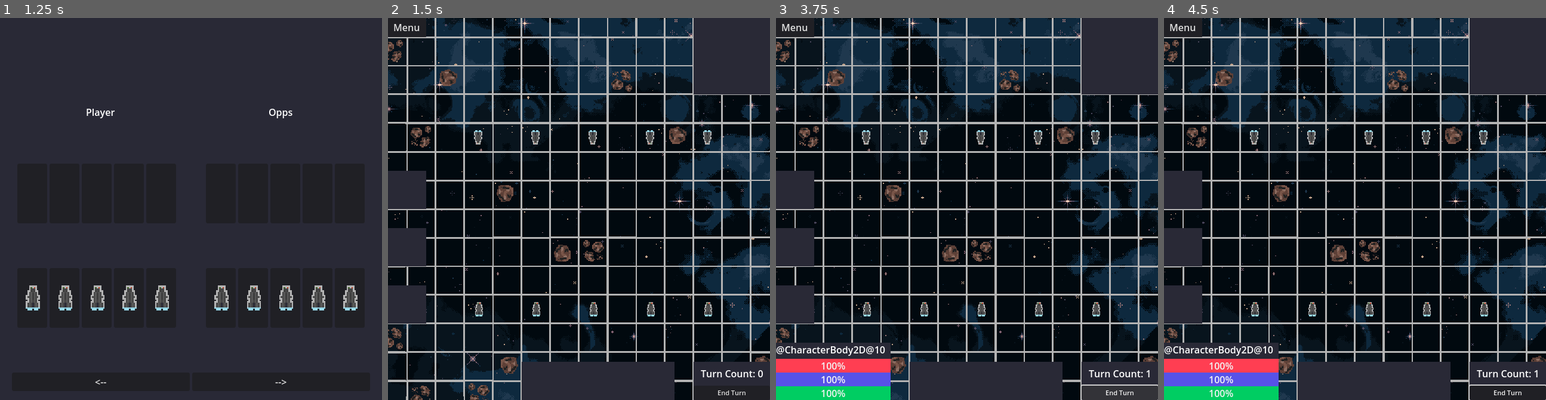
Above: before the commit, frames 1-4 (left to right).
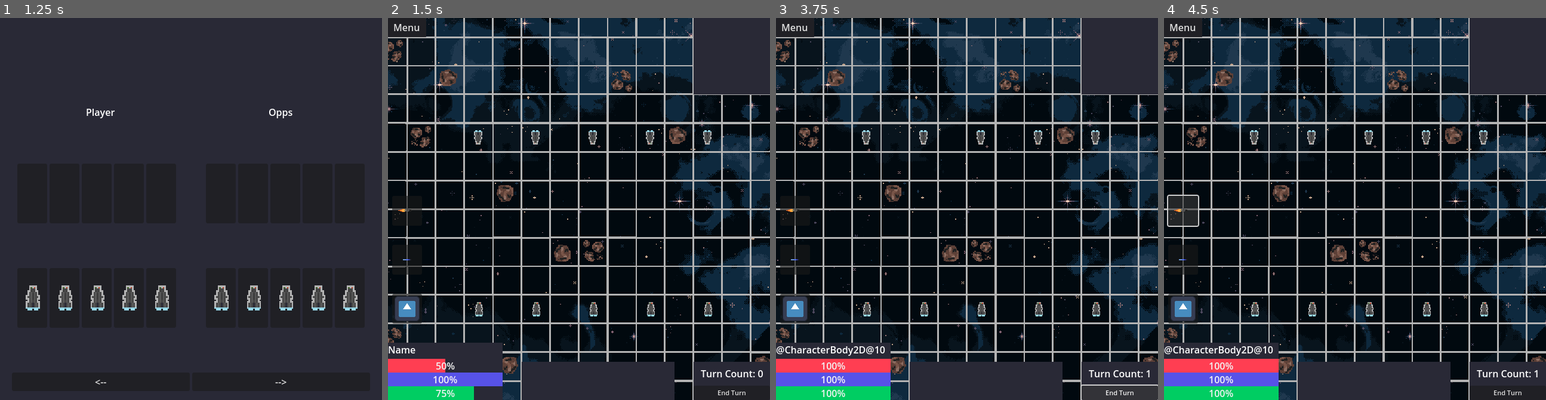
Above: after the commit, the same moments.

Repository: kAntonelli22/space
Game: Godot game, scene res://scenes/main_menu.tscn
Two runs of this game, one before a commit and one after it. Both use one fixed random seed, a clock stepped at 60 frames per second and the inputs below. The engine's default icon, where the game draws it, is replaced by a stand-in: a white triangle on a blue panel in a dark square.
Inputs (mouse positions are in pixels of both pictures, inside the frame that each line leads up to):
- Up to frame 1 (1.25 s): click "Play Game" at 0.5 s
- Up to frame 2 (1.5 s): click "-->" at 1.25 s
- Up to frame 3 (3.75 s): click "Menu" at 2 s; click "Resume" at 2.75 s; click "End Turn" at 3.5 s
- Up to frame 4 (4.5 s): click (1183, 209) at 4.27 s

Frame 1 is identical in both runs. In frame 2, 7.5% of the frame differs, in the area x 0-30%, y 40-100%; in frame 3, 3.0%; in frame 4, 3.2%.
Error after the commit: Cannot call method 'queue_redraw' on a null value. (res://scripts/Global.gd:63)

Commit message:
moved ui to seperate scene and modified cpu_frigate structure

Diff:
--- a/scenes/cpu_frigate.tscn
+++ /dev/null
@@ -1,21 +0,0 @@
-[gd_scene load_steps=4 format=3 uid="uid://d1vusvrccov4y"]
-
-[ext_resource type="Script" path="res://scripts/cpu_frigate.gd" id="1_3h63w"]
-[ext_resource type="Texture2D" uid="uid://b4b8ror8b47gu" path="res://assets/frigate.png" id="2_yf2mx"]
-
-[sub_resource type="RectangleShape2D" id="RectangleShape2D_17mit"]
-size = Vector2(24, 24)
-
-[node name="CPU" type="CharacterBody2D" groups=["Ships"]]
-input_pickable = true
-script = ExtResource("1_3h63w")
-
-[node name="CollisionShape2D" type="CollisionShape2D" parent="."]
-shape = SubResource("RectangleShape2D_17mit")
-
-[node name="Sprite2D" type="Sprite2D" parent="."]
-texture = ExtResource("2_yf2mx")
-
-[connection signal="input_event" from="." to="." method="_on_input_event"]
-[connection signal="mouse_entered" from="." to="." method="_on_mouse_entered"]
-[connection signal="mouse_exited" from="." to="." method="_on_mouse_exited"]
--- a/scenes/space_game.tscn
+++ b/scenes/space_game.tscn
@@ -1,14 +1,13 @@
-[gd_scene load_steps=22 format=4 uid="uid://d08ph7trk3wkr"]
+[gd_scene load_steps=15 format=4 uid="uid://d08ph7trk3wkr"]
 
 [ext_resource type="Texture2D" uid="uid://ctj26435wx3ve" path="res://assets/grid_tile.png" id="1_3651t"]
 [ext_resource type="Script" path="res://scripts/space_game.gd" id="1_p277o"]
 [ext_resource type="Texture2D" uid="uid://5cfkkyubt5gd" path="res://assets/Space Background.png" id="2_uawoo"]
 [ext_resource type="Texture2D" uid="uid://c8w0vkcg7u47o" path="res://assets/asteroid1.png" id="4_4psgh"]
-[ext_resource type="Script" path="res://scripts/Path.gd" id="5_2wfu6"]
 [ext_resource type="Texture2D" uid="uid://cdk22pvny22ud" path="res://assets/asteroid_bunch1.png" id="5_lj82x"]
 [ext_resource type="Script" path="res://scripts/Camera2D.gd" id="5_rxdvn"]
 [ext_resource type="Texture2D" uid="uid://smpyqetpeftd" path="res://assets/square.png" id="6_2v53n"]
-[ext_resource type="Script" path="res://scripts/UI.gd" id="10_ysnkh"]
+[ext_resource type="PackedScene" uid="uid://c7mpekeyrxs4t" path="res://scenes/ui.tscn" id="9_m2w62"]
 
 [sub_resource type="TileSetAtlasSource" id="TileSetAtlasSource_rkt8w"]
 texture = ExtResource("1_3651t")
@@ -85,24 +84,6 @@
 sources/2 = SubResource("TileSetAtlasSource_v0epe")
 sources/3 = SubResource("TileSetAtlasSource_wof14")
 
-[sub_resource type="StyleBoxFlat" id="StyleBoxFlat_ohicy"]
-bg_color = Color(0.160784, 0.160784, 0.211765, 1)
-
-[sub_resource type="StyleBoxFlat" id="StyleBoxFlat_jdbxc"]
-bg_color = Color(1, 0.241742, 0.321382, 1)
-
-[sub_resource type="StyleBoxFlat" id="StyleBoxFlat_woi3u"]
-bg_color = Color(0.219608, 0.243137, 0.317647, 1)
-
-[sub_resource type="StyleBoxFlat" id="StyleBoxFlat_csdvv"]
-bg_color = Color(0.341176, 0.321569, 0.905882, 1)
-
-[sub_resource type="StyleBoxFlat" id="StyleBoxFlat_rrnwk"]
-bg_color = Color(0.160784, 0.160784, 0.211765, 1)
-
-[sub_resource type="StyleBoxFlat" id="StyleBoxFlat_uxpn4"]
-bg_color = Color(0, 0.803922, 0.384314, 1)
-
 [sub_resource type="GDScript" id="GDScript_f7tj8"]
 script/source = "extends CanvasLayer
 
@@ -134,6 +115,14 @@
 
 [node name="SpaceGame" type="Node2D"]
 script = ExtResource("1_p277o")
+
+[node name="Outline" type="ColorRect" parent="."]
+z_index = -1
+offset_left = -1.0
+offset_top = -1.0
+offset_right = 641.0
+offset_bottom = 641.0
+color = Color(0.701961, 0.701961, 0.701961, 1)
 
 [node name="Background" type="TextureRect" parent="."]
 z_index = -1
@@ -152,144 +141,11 @@
 use_parent_material = true
 tile_set = SubResource("TileSet_75x0n")
 
-[node name="Path" type="Node2D" parent="."]
-script = ExtResource("5_2wfu6")
-
 [node name="Camera2D" type="Camera2D" parent="."]
 zoom = Vector2(1.5, 1.5)
 script = ExtResource("5_rxdvn")
 
-[node name="UI" type="CanvasLayer" parent="."]
-script = ExtResource("10_ysnkh")
-
-[node name="TopLeft" type="ColorRect" parent="UI"]
-offset_right = 64.0
-offset_bottom = 32.0
-color = Color(0.160784, 0.160784, 0.211765, 1)
-
-[node name="PauseButton" type="Button" parent="UI/TopLeft"]
-layout_mode = 0
-offset_right = 64.0
-offset_bottom = 32.0
-text = "Menu"
-
-[node name="TopRight" type="ColorRect" parent="UI"]
-offset_left = 512.0
-offset_right = 640.0
-offset_bottom = 128.0
-color = Color(0.160784, 0.160784, 0.211765, 1)
-
-[node name="Left Side" type="VBoxContainer" parent="UI"]
-anchors_preset = -1
-anchor_bottom = 0.0125
-offset_top = 64.0
-offset_right = 64.0
-offset_bottom = 504.0
-size_flags_horizontal = 0
-size_flags_vertical = 0
-theme_override_constants/separation = 32
-alignment = 2
-
-[node name="Left1" type="ColorRect" parent="UI/Left Side"]
-custom_minimum_size = Vector2(0, 64)
-layout_mode = 2
-color = Color(0.160784, 0.160784, 0.211765, 1)
-
-[node name="Left2" type="ColorRect" parent="UI/Left Side"]
-custom_minimum_size = Vector2(0, 64)
-layout_mode = 2
-color = Color(0.160784, 0.160784, 0.211765, 1)
-
-[node name="Left3" type="ColorRect" parent="UI/Left Side"]
-custom_minimum_size = Vector2(0, 64)
-layout_mode = 2
-color = Color(0.160784, 0.160784, 0.211765, 1)
-
-[node name="BottomLeft" type="ColorRect" parent="UI"]
-visible = false
-offset_top = 544.0
-offset_right = 192.0
-offset_bottom = 640.0
-color = Color(0.160784, 0.160784, 0.211765, 1)
-
-[node name="VBoxContainer" type="VBoxContainer" parent="UI/BottomLeft"]
-layout_mode = 1
-anchors_preset = 15
-anchor_right = 1.0
-anchor_bottom = 1.0
-grow_horizontal = 2
-grow_vertical = 2
-theme_override_constants/separation = 0
-
-[node name="Label" type="Label" parent="UI/BottomLeft/VBoxContainer"]
-layout_mode = 2
-text = "Name"
-
-[node name="Container" type="VBoxContainer" parent="UI/BottomLeft/VBoxContainer"]
-layout_mode = 2
-size_flags_vertical = 3
-theme_override_constants/separation = 0
-alignment = 2
-
-[node name="HealthBar" type="ProgressBar" parent="UI/BottomLeft/VBoxContainer/Container"]
-custom_minimum_size = Vector2(0, 6)
-layout_mode = 2
-theme_override_styles/background = SubResource("StyleBoxFlat_ohicy")
-theme_override_styles/fill = SubResource("StyleBoxFlat_jdbxc")
-step = 1.0
-value = 50.0
-
-[node name="MovementBar" type="ProgressBar" parent="UI/BottomLeft/VBoxContainer/Container"]
-custom_minimum_size = Vector2(0, 6)
-layout_mode = 2
-theme_override_styles/background = SubResource("StyleBoxFlat_woi3u")
-theme_override_styles/fill = SubResource("StyleBoxFlat_csdvv")
-max_value = 4.0
-step = 1.0
-value = 4.0
-
-[node name="ActionBar" type="ProgressBar" parent="UI/BottomLeft/VBoxContainer/Container"]
-layout_mode = 2
-theme_override_styles/background = SubResource("StyleBoxFlat_rrnwk")
-theme_override_styles/fill = SubResource("StyleBoxFlat_uxpn4")
-step = 1.0
-value = 75.0
-
-[node name="BottomMiddle" type="ColorRect" parent="UI"]
-offset_left = 224.0
-offset_top = 576.0
-offset_right = 480.0
-offset_bottom = 640.0
-color = Color(0.160784, 0.160784, 0.211765, 1)
-
-[node name="BottomRight" type="ColorRect" parent="UI"]
-offset_left = 512.0
-offset_top = 576.0
-offset_right = 640.0
-offset_bottom = 640.0
-color = Color(0.160784, 0.160784, 0.211765, 1)
-
-[node name="TurnCount" type="Label" parent="UI/BottomRight"]
-layout_mode = 1
-anchors_preset = 8
-anchor_left = 0.5
-anchor_top = 0.5
-anchor_right = 0.5
-anchor_bottom = 0.5
-offset_left = -52.0
-offset_top = -24.0
-offset_right = 53.0
-grow_horizontal = 2
-grow_vertical = 2
-text = "Turn Count: 0"
-
-[node name="TurnButton" type="Button" parent="UI/BottomRight"]
-layout_mode = 0
-offset_top = 40.0
-offset_right = 128.0
-offset_bottom = 64.0
-theme_override_font_sizes/font_size = 11
-text = "End Turn"
+[node name="UI" parent="." instance=ExtResource("9_m2w62")]
 
 [node name="PauseMenu" type="CanvasLayer" parent="."]
 process_mode = 2
@@ -342,8 +198,6 @@
 layout_mode = 2
 text = "Return to Menu"
 
-[connection signal="pressed" from="UI/TopLeft/PauseButton" to="UI" method="_on_pause_button_pressed"]
-[connection signal="pressed" from="UI/BottomRight/TurnButton" to="UI" method="_on_turn_button_pressed"]
 [connection signal="pressed" from="PauseMenu/ColorRect/MarginContainer/VBoxContainer/ResumeButton" to="PauseMenu" method="_on_resume_button_pressed"]
 [connection signal="pressed" from="PauseMenu/ColorRect/MarginContainer/VBoxContainer/GuideButton" to="PauseMenu" method="_on_guide_button_pressed"]
 [connection signal="pressed" from="PauseMenu/ColorRect/MarginContainer/VBoxContainer/SettingsButton" to="PauseMenu" method="_on_settings_button_pressed"]
--- /dev/null
+++ b/scenes/ui.tscn
@@ -0,0 +1,171 @@
+[gd_scene load_steps=11 format=3 uid="uid://c7mpekeyrxs4t"]
+
+[ext_resource type="Script" path="res://scripts/UI.gd" id="1_mgvh1"]
+[ext_resource type="Texture2D" uid="uid://b6cfk8i7jrvjt" path="res://assets/torpedo.png" id="2_f8jn1"]
+[ext_resource type="Texture2D" uid="uid://bxhcjk4qim0oc" path="res://assets/railgun_shell.png" id="3_ws1ut"]
+[ext_resource type="Texture2D" uid="uid://dw1srebfa2mio" path="res://icon.svg" id="4_aprwb"]
+
+[sub_resource type="StyleBoxFlat" id="StyleBoxFlat_nsslw"]
+bg_color = Color(0.160784, 0.160784, 0.211765, 1)
+
+[sub_resource type="StyleBoxFlat" id="StyleBoxFlat_y0ojh"]
+bg_color = Color(1, 0.241742, 0.321382, 1)
+
+[sub_resource type="StyleBoxFlat" id="StyleBoxFlat_ajsdk"]
+bg_color = Color(0.219608, 0.243137, 0.317647, 1)
+
+[sub_resource type="StyleBoxFlat" id="StyleBoxFlat_wykgx"]
+bg_color = Color(0.341176, 0.321569, 0.905882, 1)
+
+[sub_resource type="StyleBoxFlat" id="StyleBoxFlat_xvu4m"]
+bg_color = Color(0.160784, 0.160784, 0.211765, 1)
+
+[sub_resource type="StyleBoxFlat" id="StyleBoxFlat_3n8yr"]
+bg_color = Color(0, 0.803922, 0.384314, 1)
+
+[node name="UI" type="CanvasLayer"]
+script = ExtResource("1_mgvh1")
+
+[node name="TopLeft" type="ColorRect" parent="."]
+offset_right = 64.0
+offset_bottom = 32.0
+color = Color(0.160784, 0.160784, 0.211765, 1)
+
+[node name="PauseButton" type="Button" parent="TopLeft"]
+layout_mode = 0
+offset_right = 64.0
+offset_bottom = 32.0
+text = "Menu"
+
+[node name="TopRight" type="ColorRect" parent="."]
+offset_left = 512.0
+offset_right = 640.0
+offset_bottom = 128.0
+color = Color(0.160784, 0.160784, 0.211765, 1)
+
+[node name="Left Side" type="VBoxContainer" parent="."]
+anchors_preset = -1
+anchor_bottom = 0.0125
+offset_top = 64.0
+offset_right = 64.0
+offset_bottom = 504.0
+size_flags_horizontal = 0
+size_flags_vertical = 0
+theme_override_constants/separation = 32
+alignment = 2
+
+[node name="Torpedo" type="Button" parent="Left Side"]
+custom_minimum_size = Vector2(50, 50)
+layout_mode = 2
+size_flags_horizontal = 4
+size_flags_vertical = 4
+icon = ExtResource("2_f8jn1")
+icon_alignment = 1
+
+[node name="Railgun" type="Button" parent="Left Side"]
+custom_minimum_size = Vector2(50, 50)
+layout_mode = 2
+size_flags_horizontal = 4
+size_flags_vertical = 4
+icon = ExtResource("3_ws1ut")
+icon_alignment = 1
+
+[node name="PDC" type="Button" parent="Left Side"]
+custom_minimum_size = Vector2(50, 50)
+layout_mode = 2
+size_flags_horizontal = 4
+size_flags_vertical = 4
+icon = ExtResource("4_aprwb")
+icon_alignment = 1
+expand_icon = true
+
+[node name="BottomLeft" type="ColorRect" parent="."]
+offset_top = 544.0
+offset_right = 192.0
+offset_bottom = 640.0
+color = Color(0.160784, 0.160784, 0.211765, 1)
+
+[node name="VBoxContainer" type="VBoxContainer" parent="BottomLeft"]
+layout_mode = 1
+anchors_preset = 15
+anchor_right = 1.0
+anchor_bottom = 1.0
+grow_horizontal = 2
+grow_vertical = 2
+theme_override_constants/separation = 0
+
+[node name="Label" type="Label" parent="BottomLeft/VBoxContainer"]
+layout_mode = 2
+text = "Name"
+
+[node name="Container" type="VBoxContainer" parent="BottomLeft/VBoxContainer"]
+layout_mode = 2
+size_flags_vertical = 3
+theme_override_constants/separation = 0
+alignment = 2
+
+[node name="HealthBar" type="ProgressBar" parent="BottomLeft/VBoxContainer/Container"]
+custom_minimum_size = Vector2(0, 6)
+layout_mode = 2
+theme_override_styles/background = SubResource("StyleBoxFlat_nsslw")
+theme_override_styles/fill = SubResource("StyleBoxFlat_y0ojh")
+step = 1.0
+value = 50.0
+
+[node name="MovementBar" type="ProgressBar" parent="BottomLeft/VBoxContainer/Container"]
+custom_minimum_size = Vector2(0, 6)
+layout_mode = 2
+theme_override_styles/background = SubResource("StyleBoxFlat_ajsdk")
+theme_override_styles/fill = SubResource("StyleBoxFlat_wykgx")
+max_value = 4.0
+step = 1.0
+value = 4.0
+
+[node name="ActionBar" type="ProgressBar" parent="BottomLeft/VBoxContainer/Container"]
+layout_mode = 2
+theme_override_styles/background = SubResource("StyleBoxFlat_xvu4m")
+theme_override_styles/fill = SubResource("StyleBoxFlat_3n8yr")
+step = 1.0
+value = 75.0
+
+[node name="BottomMiddle" type="ColorRect" parent="."]
+offset_left = 224.0
+offset_top = 576.0
+offset_right = 480.0
+offset_bottom = 640.0
+color = Color(0.160784, 0.160784, 0.211765, 1)
+
+[node name="BottomRight" type="ColorRect" parent="."]
+offset_left = 512.0
+offset_top = 576.0
+offset_right = 640.0
+offset_bottom = 640.0
+color = Color(0.160784, 0.160784, 0.211765, 1)
+
+[node name="TurnCount" type="Label" parent="BottomRight"]
+layout_mode = 1
+anchors_preset = 8
+anchor_left = 0.5
+anchor_top = 0.5
+anchor_right = 0.5
+anchor_bottom = 0.5
+offset_left = -52.0
+offset_top = -24.0
+offset_right = 53.0
+grow_horizontal = 2
+grow_vertical = 2
+text = "Turn Count: 0"
+
+[node name="TurnButton" type="Button" parent="BottomRight"]
+layout_mode = 0
+offset_top = 40.0
+offset_right = 128.0
+offset_bottom = 64.0
+theme_override_font_sizes/font_size = 11
+text = "End Turn"
+
+[connection signal="pressed" from="TopLeft/PauseButton" to="." method="_on_pause_button_pressed"]
+[connection signal="pressed" from="Left Side/Torpedo" to="." method="_on_torpedo_pressed"]
+[connection signal="pressed" from="Left Side/Railgun" to="." method="_on_railgun_pressed"]
+[connection signal="pressed" from="Left Side/PDC" to="." method="_on_pdc_pressed"]
+[connection signal="pressed" from="BottomRight/TurnButton" to="." method="_on_turn_button_pressed"]
--- a/scripts/Global.gd
+++ b/scripts/Global.gd
@@ -2,11 +2,11 @@
 
 # ship scenes for instancing - "ship_name": [player_ship, ai_ship]
 var ships = {
-   "frigate": [preload("res://scenes/frigate.tscn"), preload("res://scenes/cpu_frigate.tscn")],
-   "destroyer": [preload("res://scenes/frigate.tscn"), preload("res://scenes/cpu_frigate.tscn")],
-   "cruiser": [preload("res://scenes/frigate.tscn"), preload("res://scenes/cpu_frigate.tscn")],
-   "battlecruiser": [preload("res://scenes/frigate.tscn"), preload("res://scenes/cpu_frigate.tscn")],
-   "battleship": [preload("res://scenes/frigate.tscn"), preload("res://scenes/cpu_frigate.tscn")],
+   "frigate": [preload("res://scenes/frigate.tscn"), preload("res://scripts/cpu_frigate.gd")],
+   "destroyer": [preload("res://scenes/frigate.tscn"), preload("res://scripts/cpu_frigate.gd")],
+   "cruiser": [preload("res://scenes/frigate.tscn"), preload("res://scripts/cpu_frigate.gd")],
+   "battlecruiser": [preload("res://scenes/frigate.tscn"), preload("res://scripts/cpu_frigate.gd")],
+   "battleship": [preload("res://scenes/frigate.tscn"), preload("res://scripts/cpu_frigate.gd")],
 }
 var ship_sprites = {
    "frigate": preload("res://assets/frigate.png"),
@@ -43,13 +43,35 @@
 var player_fleet : Array
 var enemy_fleet : Array
 
+# get ship groups
+@onready var player_ships = get_tree().get_nodes_in_group("PlayerShips")
+@onready var friendly_ships = get_tree().get_nodes_in_group("FriendlyShips")
+@onready var neutral_ships = get_tree().get_nodes_in_group("NeutralShips")
+@onready var enemy_ships = get_tree().get_nodes_in_group("EnemyShips")
+
 # Called when the node enters the scene tree for the first time.
 func _ready() -> void:
    pass
 
 # Called every frame. 'delta' is the elapsed time since the previous frame.
 func _process(_delta: float) -> void:
-   pass
+   player_ships = get_tree().get_nodes_in_group("PlayerShips")
+   friendly_ships = get_tree().get_nodes_in_group("FriendlyShips")
+   neutral_ships = get_tree().get_nodes_in_group("NeutralShips")
+   enemy_ships = get_tree().get_nodes_in_group("EnemyShips")
+   # redraw path
+   main.queue_redraw()
+
+func draw_paths(map, group : Array, color: Color):
+   # loop through friendly ships and draw paths
+   for ship in group:
+
+      # if points are more than 2 -> draw path
+      if !ship.current_point_path.size() < 2:
+         var point_path : PackedVector2Array = ship.current_point_path
+         point_path.slice(1).insert(0, ship.position)
+         map.draw_polyline(point_path, color, 3)
+# end of draw paths function -------------------------------------------------
 
 func update_pathfinding(main_node):
    main = main_node
@@ -101,11 +123,12 @@
 # creates a new instance of a ship, sets its position, names it, sets its faction, and adds it to the scene
 func instance_ship(map, ship_type : String, faction : int, ship_position : Vector2i):
    var ship
-   ship = Global.ships[ship_type][0].instantiate()
-   #if faction == 0:
-      #ship = Global.ships[ship_type][0].instantiate()
-   #else:
-      #ship = Global.ships[ship_type][1].instantiate()
+   #ship = ships[ship_type][0].instantiate()
+   if faction == 0:
+      ship = ships[ship_type][0].instantiate()
+   else:
+      ship = ships[ship_type][0].instantiate()
+      ship.set_script(ships[ship_type][1])
    ship.name = ship_type
    ship.position = map.tile_board.map_to_local(ship_position)
    ship.faction = faction
--- a/scripts/Path.gd
+++ /dev/null
@@ -1,36 +0,0 @@
-extends Node2D
-
-# get ship groups
-@onready var player_ships := get_tree().get_nodes_in_group("PlayerShips")
-@onready var friendly_ships := get_tree().get_nodes_in_group("FriendlyShips")
-@onready var neutral_ships := get_tree().get_nodes_in_group("NeutralShips")
-@onready var enemy_ships := get_tree().get_nodes_in_group("EnemyShips")
-
-
-func _process(_delta):
-   # update ship groups
-   player_ships = get_tree().get_nodes_in_group("PlayerShips")
-   friendly_ships = get_tree().get_nodes_in_group("FriendlyShips")
-   neutral_ships = get_tree().get_nodes_in_group("NeutralShips")
-   enemy_ships = get_tree().get_nodes_in_group("EnemyShips")
-   # redraw path
-   queue_redraw()
-
-func _draw():
-
-   draw_paths(player_ships, Color.SLATE_BLUE)
-   draw_paths(friendly_ships, Color.MEDIUM_SEA_GREEN)
-   draw_paths(neutral_ships, Color.DARK_GRAY)
-   draw_paths(enemy_ships, Color.INDIAN_RED)
-# end of draw function ------------------------------------------------------
-
-func draw_paths(group : Array, color: Color):
-   # loop through friendly ships and draw paths
-   for ship in group:
-
-      # if points are more than 2 -> draw path
-      if !ship.current_point_path.size() < 2:
-         var point_path : PackedVector2Array = ship.current_point_path
-         point_path.slice(1).insert(0, ship.position)
-         draw_polyline(point_path, color, 3)
-# end of draw paths function -------------------------------------------------
--- a/scripts/UI.gd
+++ b/scripts/UI.gd
@@ -26,8 +26,8 @@
    get_tree().paused = true
 
 func _on_turn_button_pressed():
-   get_parent().turn_counter += 1
-   $BottomRight/TurnCount.text = str("Turn Count: ", get_parent().turn_counter)
+   main_node.turn_counter += 1
+   $BottomRight/TurnCount.text = str("Turn Count: ", main_node.turn_counter)
    Global.next_turn.emit()
 
 # toggles and updates the bottom left info panel with the selected object
@@ -52,3 +52,14 @@
    Global.connect("obj_selected", update_info_panel)
    Global.connect("obj_deselected", deselect_signal)
    Global.connect("attributes_changed", update_info_panel)
+
+func _on_torpedo_pressed() -> void:
+   print("torpedo button pressed")
+
+
+func _on_railgun_pressed() -> void:
+   print("railgun button pressed")
+
+
+func _on_pdc_pressed() -> void:
+   print("pdc button pressed")
--- a/scripts/cpu_frigate.gd
+++ b/scripts/cpu_frigate.gd
@@ -1,81 +1,10 @@
-extends "res://scripts/ship.gd"
-
+extends "res://scripts/frigate.gd"
 
 func _ready():
-   super._ready()    # call ready function of ship class
-# end of ready function ------------------------------------------------------
+   super._ready()    # call ready function of frigate class
 
-func _process(_delta):
-    if health_points == 0:
-        print(self.name, " has been destroyed")
-        self.queue_free()
-    elif health_points < 0:
-        print(self.name, " has exploded")
-        self.queue_free()
+func _process(delta):
+   super._process(delta)    # call process function of frigate class
 
-# handles movement logic, activates when any event activates
-func _input(_event):
-   # do not allow inputs if ship is currently moving or firing
-   if is_moving or is_firing:
-      return
-
-   # fire railgun shell
-   #if action_points > 0:
-      #is_firing = true
-      #action_points -= 1
-      #Global.attributes_changed.emit(self, null)
-      #instance_shell()
-   # if user clicks while ship selected -> move
-   #if :
-      #print("clearing position from astar: ", current_position)
-      #Global.astar.set_point_solid(current_position, 0)     # clear current position from astar
-      #var id_path = Global.astar.get_id_path(main.tile_board.local_to_map(global_position), tile).slice(1)
-
-      # if local path var isnt empty -> set global path var and point path var
-      #if !id_path.is_empty() and id_path.size() <= movement_points:
-         #main.tile_overlay.clear()    # clear movement overlay
-         #movement_points -= id_path.size()
-         #Global.attributes_changed.emit(self, null)
-         #current_id_path = id_path
-         #current_point_path = Global.astar.get_point_path(main.tile_board.local_to_map(global_position), tile)
-         # end of ship moving if statement -----------------------------------
-      # end of local path var if statement -----------------------------------
-   # end of click while selected if statement --------------------------------
-# end of movement logic function ---------------------------------------------
-
-# handles sprite movement
-func _physics_process(_delta):
-   # if global path var is empty -> no movement neccessary, exit early
-   if current_id_path.is_empty():
-      return
-
-   # if not moving -> get next point in path, set is_moving
-   if is_moving == false:
-      target_position = main.tile_board.map_to_local(current_id_path.front())
-      is_moving = true
-   # end of not moving if statement ------------------------------------------
-
-   # move global position of ship towards target
-   global_position = global_position.move_toward(target_position, 2)
-   # rotate the sprite to face the target position
-   if global_position.direction_to(target_position) != Vector2(0, 0):
-      $Sprite2D.look_at(global_position - global_position.direction_to(target_position))
-      $Sprite2D.rotation += deg_to_rad(-90)
-
-   # if global position equals next target point -> remove point from path
-   if global_position == target_position:
-      current_id_path.pop_front()
-      current_point_path = current_point_path.slice(1)
-
-      # if path isnt empty -> get new target point
-      if !current_id_path.is_empty():
-         target_position = main.tile_board.map_to_local(current_id_path.front())
-      # else -> stop moving
-      else:
-         current_position = main.tile_board.local_to_map(global_position)
-         print("setting position solid: ", current_position)
-         Global.astar.set_point_solid(current_position)
-         is_moving = false
-         #display_movement()
-   # end of global position equals next target point if statement ------------
-# end of sprite movement function --------------------------------------------
+func _physics_process(delta):
+   super._physics_process(delta)    # call physics function of frigate class
--- a/scripts/ship.gd
+++ b/scripts/ship.gd
@@ -53,7 +53,7 @@
 func _process(_delta: float) -> void:
    pass
 
-func _physics_process(delta):
+func _physics_process(_delta):
    # if global path var is empty -> no movement neccessary, exit early
    if current_id_path.is_empty(): return
 
--- a/scripts/space_game.gd
+++ b/scripts/space_game.gd
@@ -27,28 +27,31 @@
 
 # Called every frame. 'delta' is the elapsed time since the previous frame.
 func _process(_delta):
+   queue_redraw()
    pass
 
+func _draw():
+   Global.draw_paths(self, Global.player_ships, Color.SLATE_BLUE)
+   Global.draw_paths(self, Global.friendly_ships, Color.MEDIUM_SEA_GREEN)
+   Global.draw_paths(self, Global.neutral_ships, Color.DARK_GRAY)
+   Global.draw_paths(self, Global.enemy_ships, Color.INDIAN_RED)
+
 # --- # --- # --- # --- # Issues -- # --- # --- # --- # --- #
-# -
+# - Camera zoom doesnt adjust clamp
 
 # --- # --- # --- # --- # Issues -- # --- # --- # --- # --- #
 # --- # --- # --- # --- # Todo List # --- # --- # --- # --- #
-# - add one pixel outline to the tilemap
+# - create attack buttons functionality
 # - visible health bars when a ship or object is hit
 # - limit attack directions?
 # - - railgun, torpedo, and pdc attack buttons
 # - - attack range and area overlay
 
-# - create seperate ingame UI scene?
 # - on player end turn emit signal to global
 # - - ai move function that takes faction and moves each ship
 # - - - ships move to closest position that would allow it to fire on the weakest ship
 # - - ai fire function that loops through ships and fires
 # - - - targets ship with the highest damage - health?
-
-# - move code from path.gd to Global movement
-# - seperate global ship functions into ship singleton
 
 # --- # --- # --- # --- # Todo List # --- # --- # --- # --- #
 # --- # --- # --- # --- # Major --- # --- # --- # --- # --- #
Binary file added: assets/torpedo.png
Not shown, added: assets/torpedo.png.import
Not shown, added: assets/ExtraAssets/torpedo.pixil
